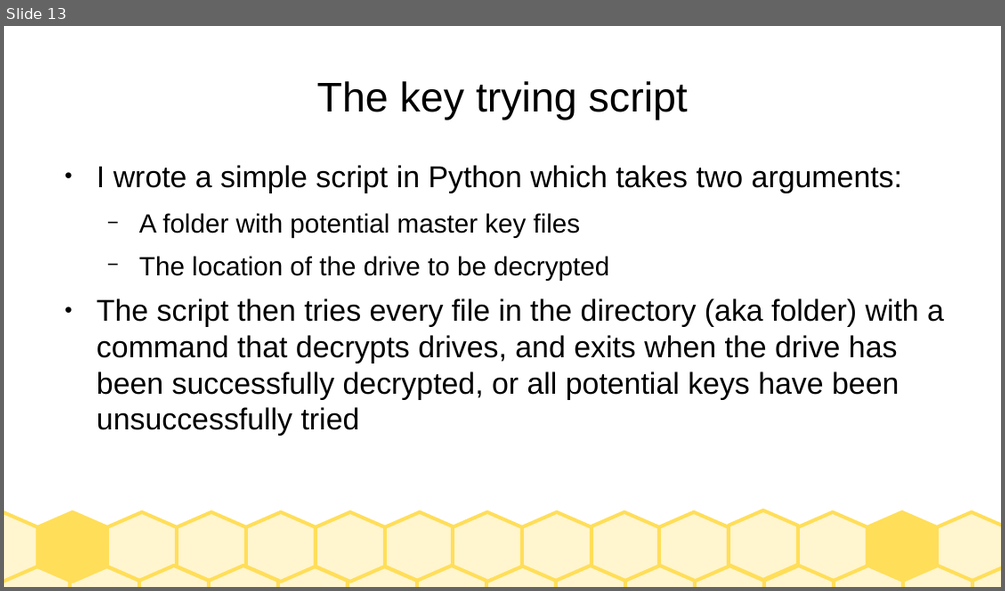
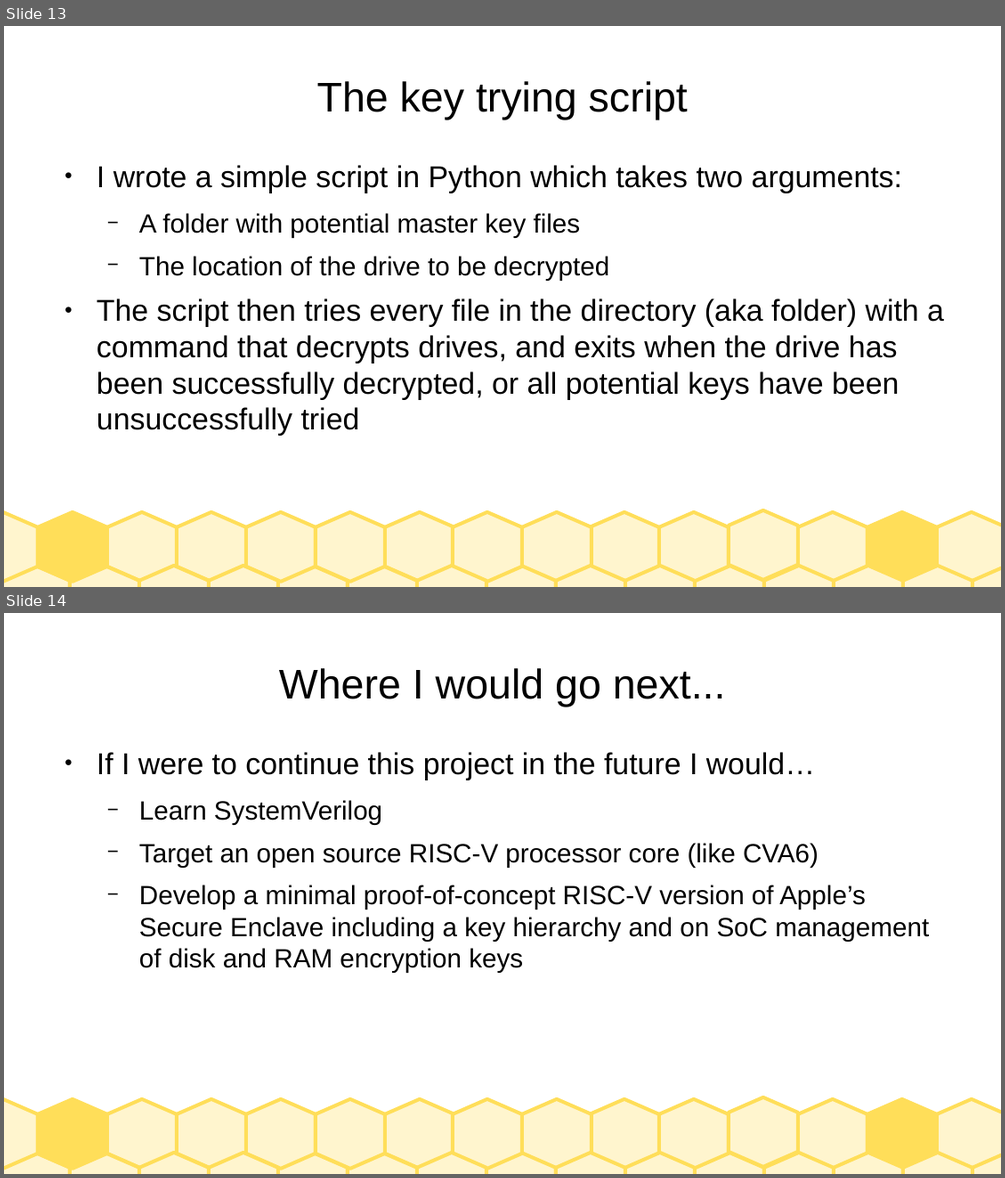
Before and after one commit to gjbauer/senior-project-riscv-cold-boot, a slide deck: cold-boot-riscv.odp. Shown one above the other, each under a label of ours: slide 13 before the commit, slides 13 and 14 after it. The pictures are 1005x591 and 1005x1178 pixels, drawn with LibreOffice and Linux fonts; fonts in the diff are those of the drawing. Boxes give left, top, right and bottom in pixels: in the first picture for what was removed or moved away, otherwise in the second. Text is boxed around its words. In the diff, an @@ line names an element or a change of style, - is before the commit and + after.

```diff
--- a/cold-boot-riscv.odp
+++ b/cold-boot-riscv.odp
@@ slide 14 added at (4, 613, 1001, 1174), background #FFFFFF; not listed: 30 template elements that a slide beside it also shows @@
@@ title added at (279, 668, 726, 706), 33 pt, text #000000 @@
+Where I would go next...
@@ text added at (97, 752, 929, 973), 21 pt, text #000000 @@
+● If I were to continue this project in the future I would…
+  − Learn SystemVerilog
+  − Target an open source RISC-V processor core (like CVA6)
+  − Develop a minimal proof-of-concept RISC-V version of Apple’s Secure Enclave including a key hierarchy and on SoC management of disk and RAM encryption keys
```
Also in this commit, not shown: 1 other slide added.
